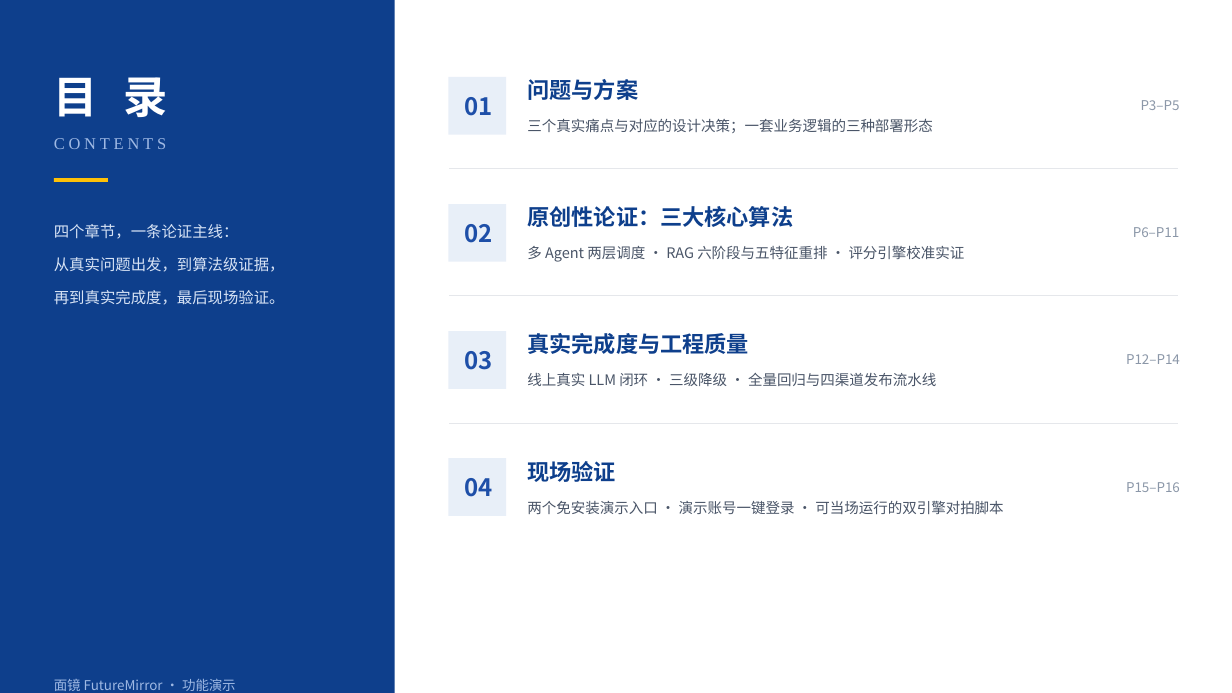
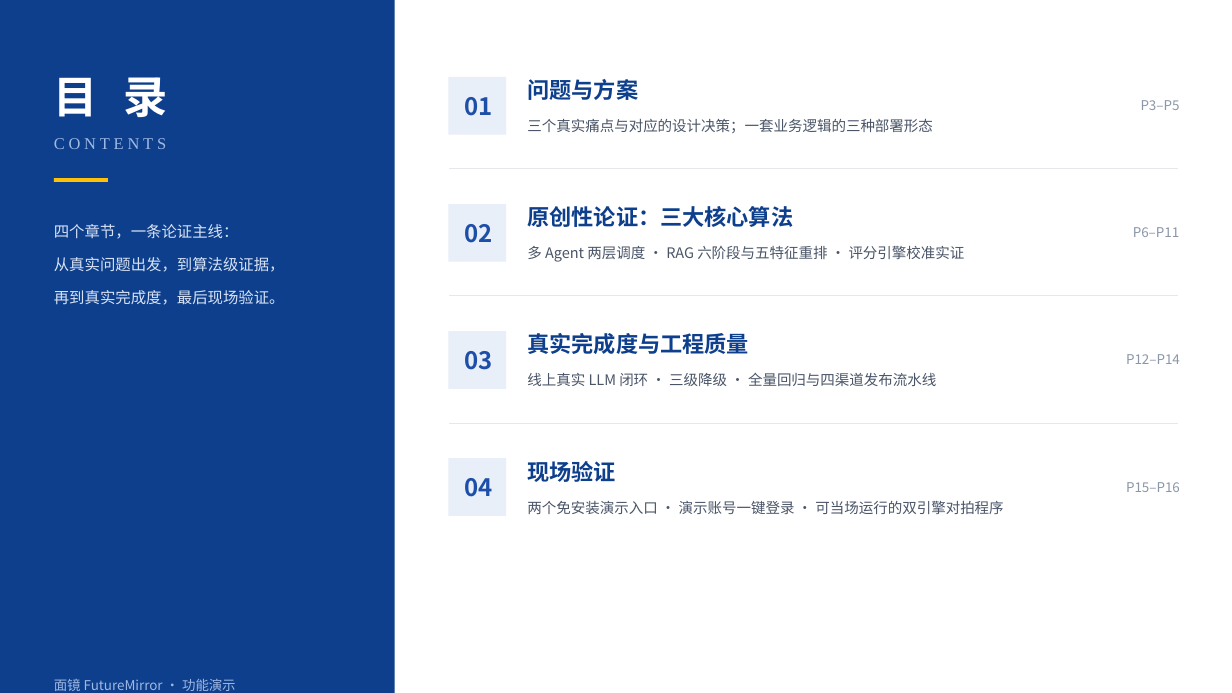
Before and after one commit to Penguin-Zhou/FutureMirror, a slide deck: slide 2 of docs/FutureMirror.Deck.pptx. Drawn at 1232x693 pixels with LibreOffice and Linux fonts; fonts in the diff are those of the drawing. Boxes give left, top, right and bottom in pixels: in the first picture for what was removed or moved away, otherwise in the second. Text is boxed around its words. In the diff, an @@ line names an element or a change of style, - is before the commit and + after.

Commit message:
fix(docs): 演示文稿内「脚本」字样改为「程序」

```diff
--- a/docs/FutureMirror.Deck.pptx
+++ b/docs/FutureMirror.Deck.pptx
@@ text at (x1=527, y1=501, x2=1003, y2=514): text changed @@
-两个免安装演示入口 · 演示账号一键登录 · 可当场运行的双引擎对拍脚本
+两个免安装演示入口 · 演示账号一键登录 · 可当场运行的双引擎对拍程序
```
Also in this commit, not shown: 1 other slide changed.
